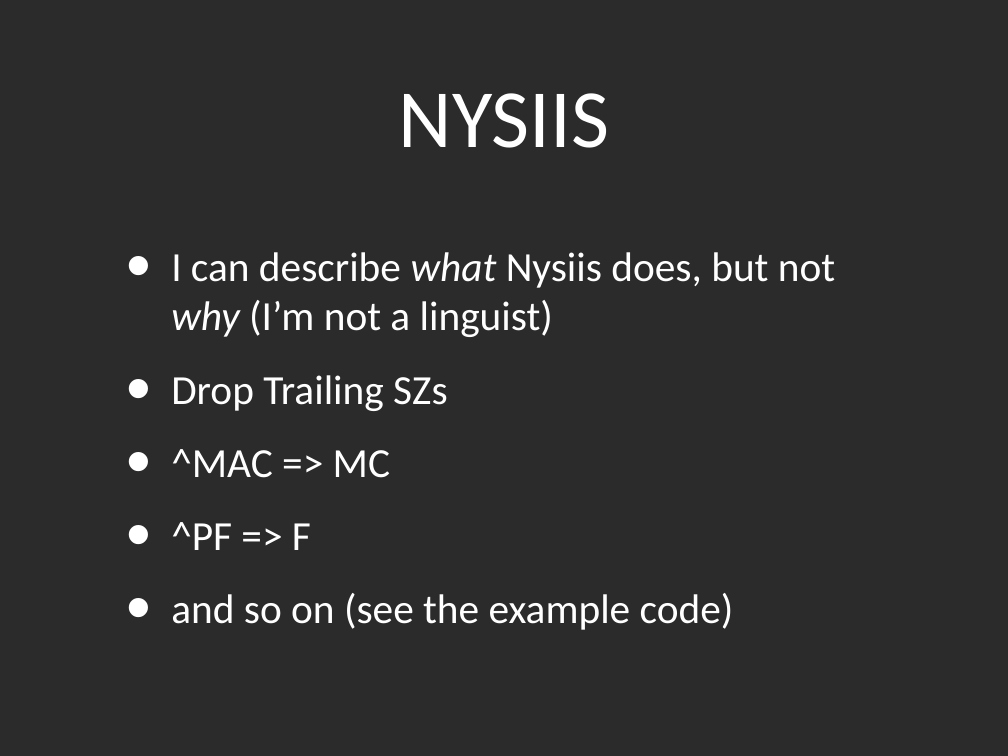
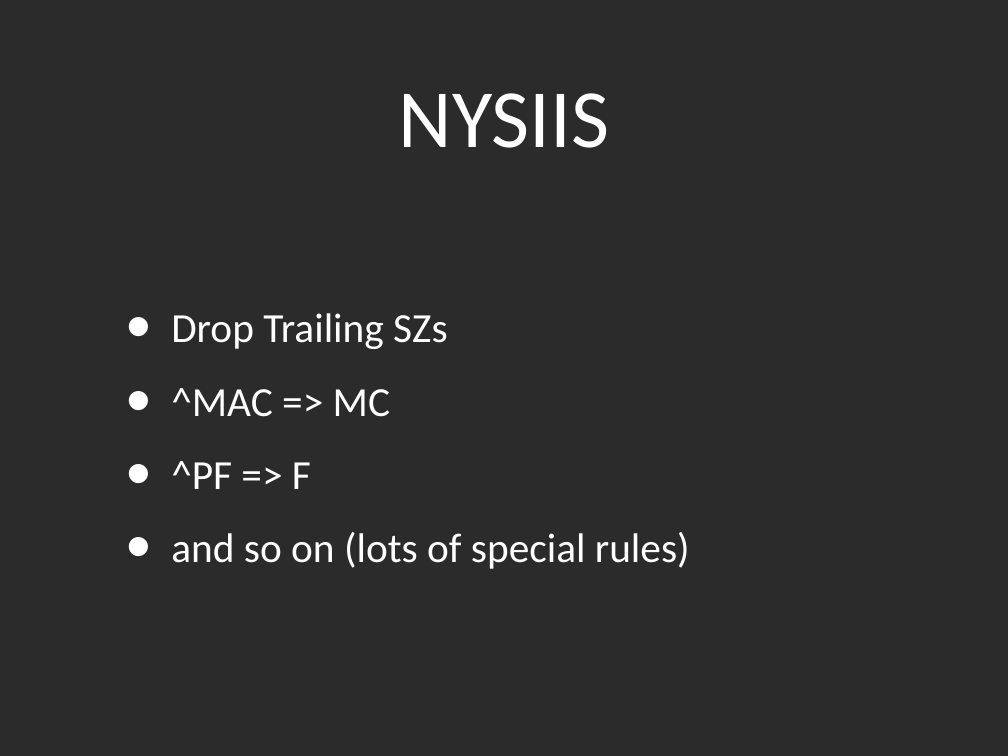
Before and after one commit to kyleburton/fuzzy-string, a slide deck: slide 15 of fuzzy-matching.ppt (slide 49 before the commit). Drawn at 1008x756 pixels with LibreOffice and Linux fonts; fonts in the diff are those of the drawing; background and template pictures are left out; a plain dark background stands for a picture behind light text. Boxes give left, top, right and bottom in pixels: in the first picture for what was removed or moved away, otherwise in the second. Text is boxed around its words. In the diff, an @@ line names an element or a change of style, - is before the commit and + after.

```diff
--- a/fuzzy-matching.ppt
+++ b/fuzzy-matching.ppt
@@ text at box(171, 252, 835, 337): paragraph removed @@
-• I can describe what Nysiis does, but not why (I’m not a linguist)
@@ text at box(171, 532, 690, 569): text changed @@
-• and so on (see the example code)
+• and so on (lots of special rules)
```
Also in this commit, not shown: 35 other slides changed, 7 slides added, 2 slides removed, 3 other files.
